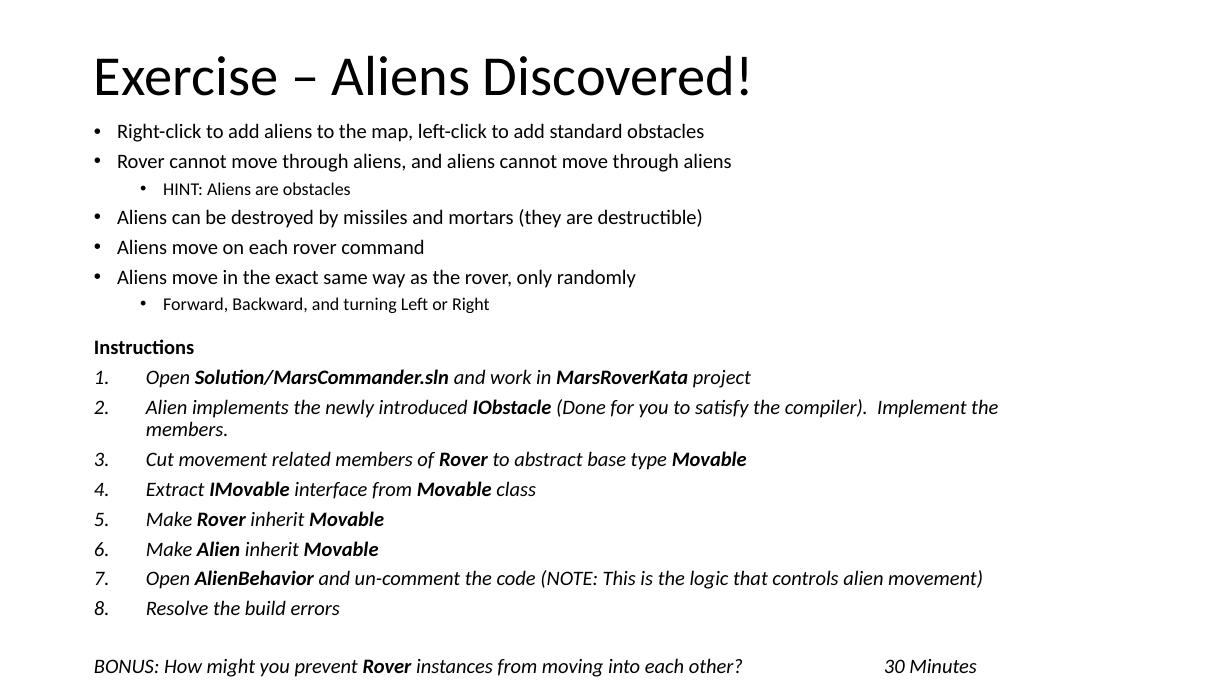
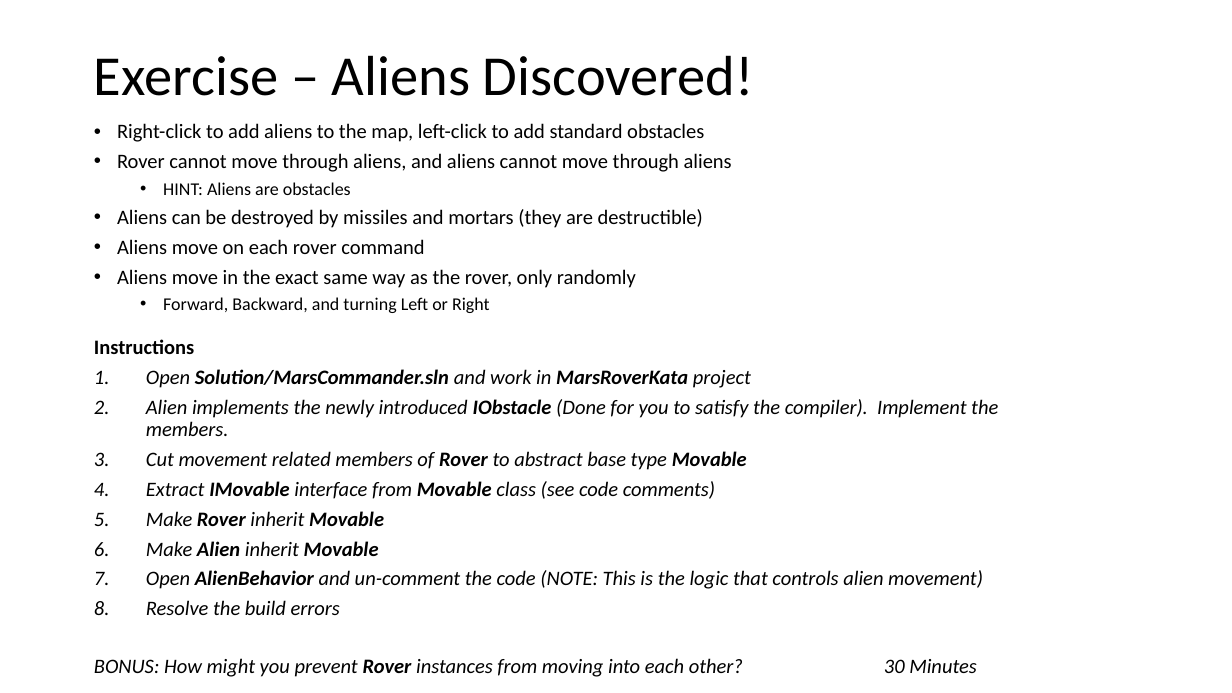
Before and after one commit to PhilipJordan/SOLID, a slide deck: slide 12 of Presentations/LI Redux.pptx (slide 11 before the commit). Drawn at 1232x693 pixels with LibreOffice and Linux fonts; fonts in the diff are those of the drawing; background and template pictures are left out. Boxes give left, top, right and bottom in pixels: in the first picture for what was removed or moved away, otherwise in the second. Text is boxed around its words. In the diff, an @@ line names an element or a change of style, - is before the commit and + after.

```diff
--- a/Presentations/LI Redux.pptx
+++ b/Presentations/LI Redux.pptx
@@ text at box(146, 481, 715, 499): text changed @@
-4. Extract IMovable interface from Movable class
+4. Extract IMovable interface from Movable class (see code comments)
```
Also in this commit, not shown: 4 other slides changed, 1 slide added.
